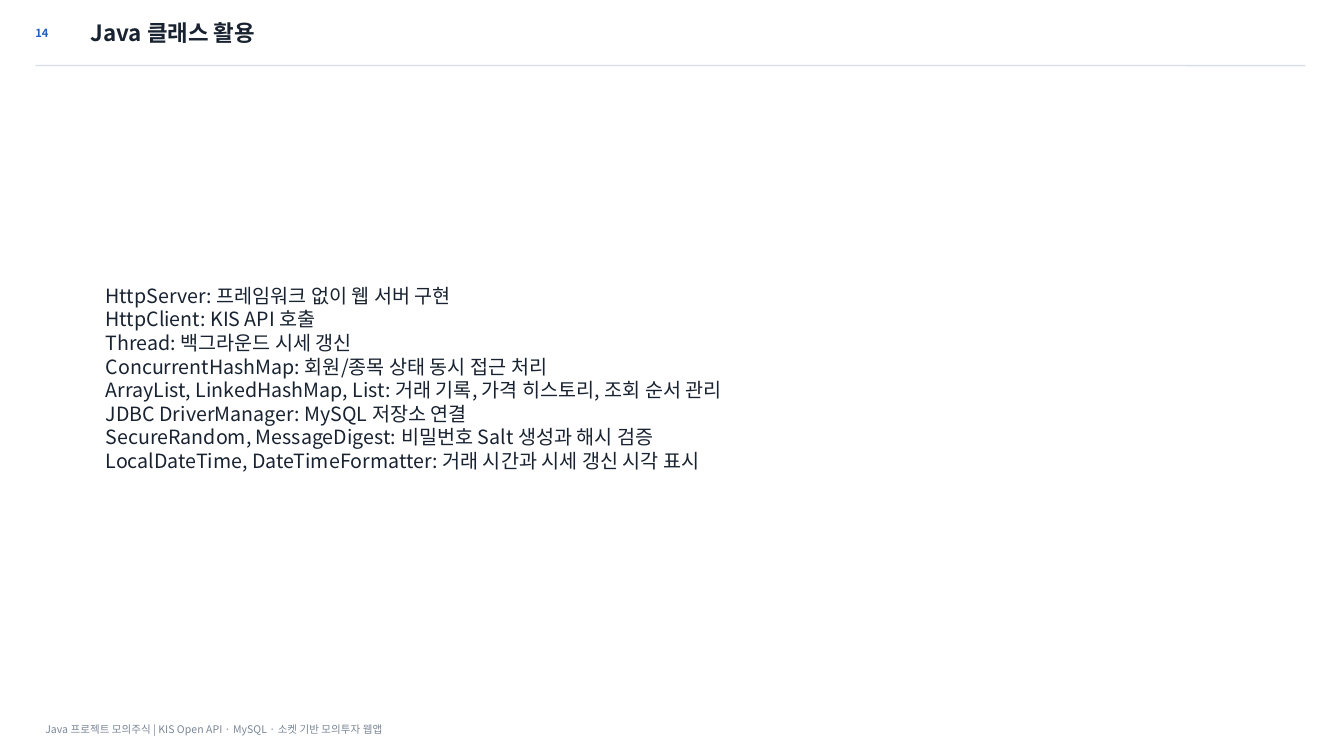
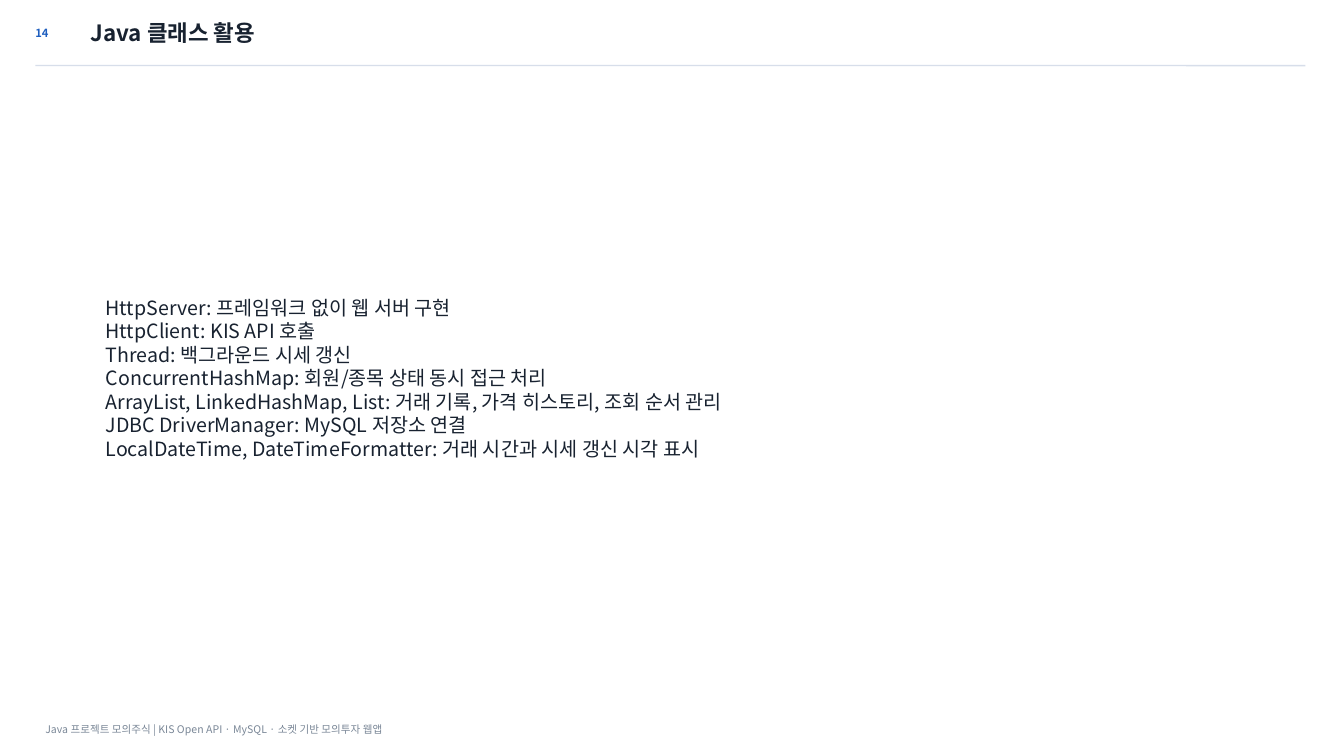
Before and after one commit to osangmin51-spec/javaproject, a slide deck: slide 14 of deliverables/Java_모의주식투자_발표자료_최종정합본.pptx. Drawn at 1344x756 pixels with LibreOffice and Linux fonts; fonts in the diff are those of the drawing. Boxes give left, top, right and bottom in pixels: in the first picture for what was removed or moved away, otherwise in the second. Text is boxed around its words. In the diff, an @@ line names an element or a change of style, - is before the commit and + after.

```diff
--- a/deliverables/Java_모의주식투자_발표자료_최종정합본.pptx
+++ b/deliverables/Java_모의주식투자_발표자료_최종정합본.pptx
@@ text at [106, 424, 653, 449]: paragraph removed @@
-SecureRandom, MessageDigest: 비밀번호 Salt 생성과 해시 검증
```
Also in this commit, not shown: 8 other slides changed, 10 other files.
